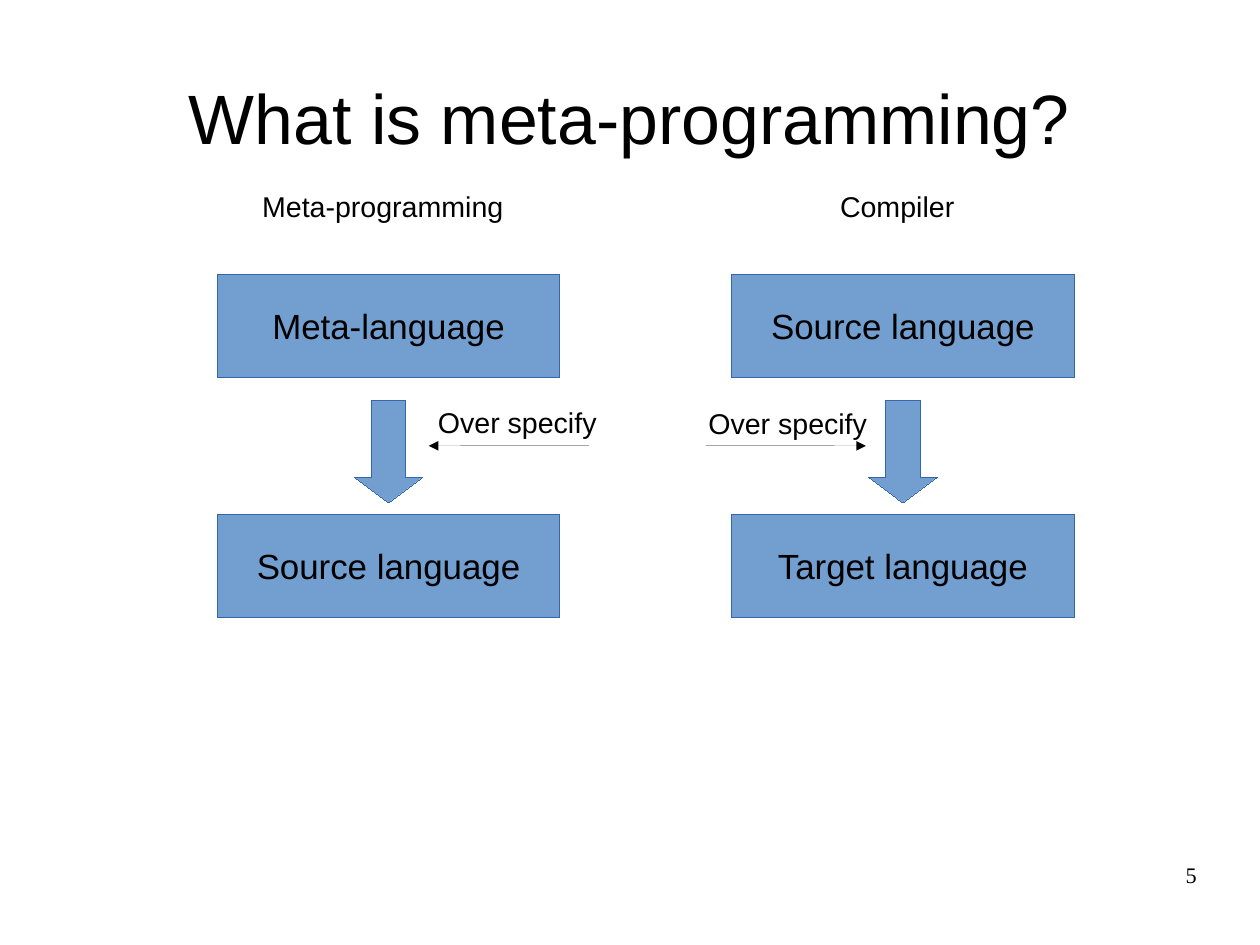
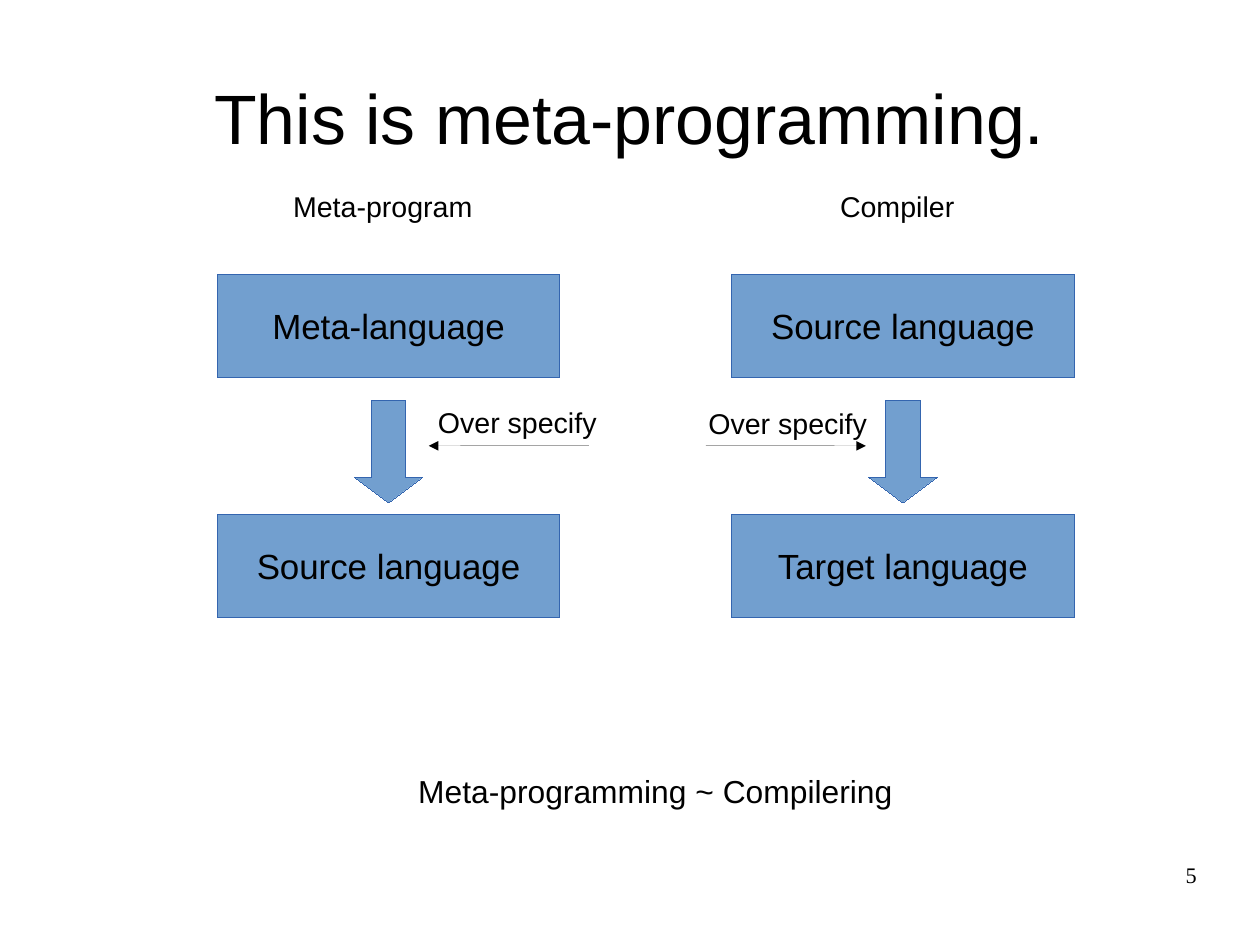
Before and after one commit to wilbowma/pgmp, a slide deck: slide 5 of profile-directed-meta-programming.odp. Drawn at 1260x945 pixels with LibreOffice and Linux fonts; fonts in the diff are those of the drawing. Boxes give left, top, right and bottom in pixels: in the first picture for what was removed or moved away, otherwise in the second. Text is boxed around its words. In the diff, an @@ line names an element or a change of style, - is before the commit and + after.

```diff
--- a/profile-directed-meta-programming.odp
+++ b/profile-directed-meta-programming.odp
@@ title at [214, 93, 1044, 157]: text changed @@
-What is meta-programming?
+This is meta-programming.
@@ text at [293, 197, 472, 222]: text changed @@
-Meta-programming
+Meta-program
@@ text added at [418, 780, 893, 808], 20 pt, text #000000 @@
+Meta-programming ~ Compilering
```
Also in this commit, not shown: 14 other slides changed, 1 slide added.
